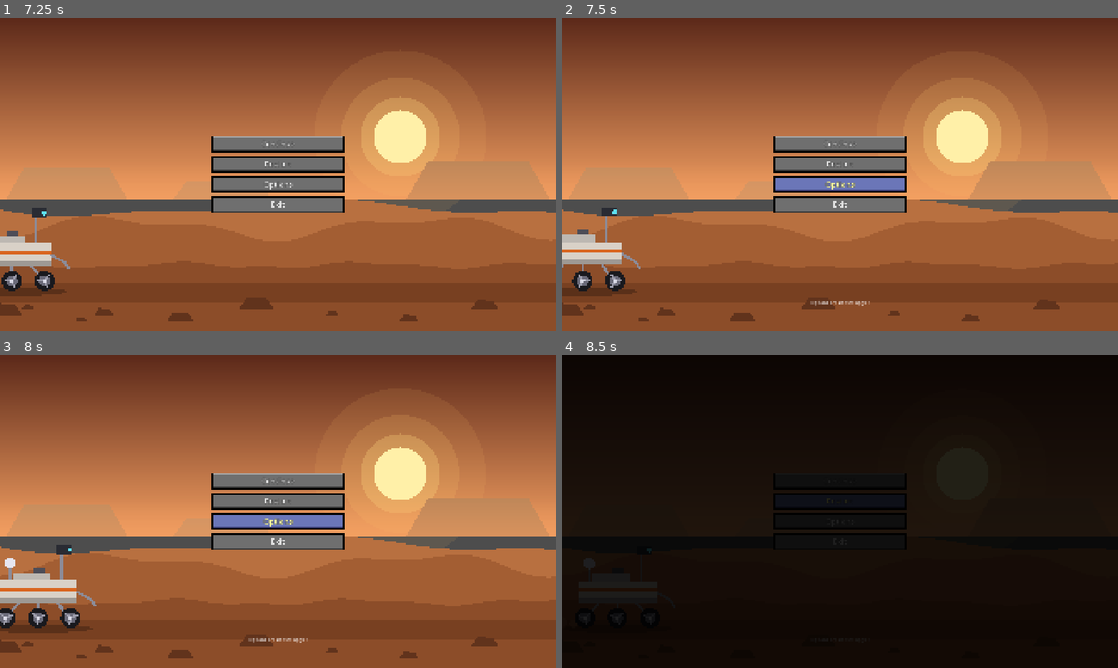
Above: before the commit, frames 1-4 (two rows, left to right).
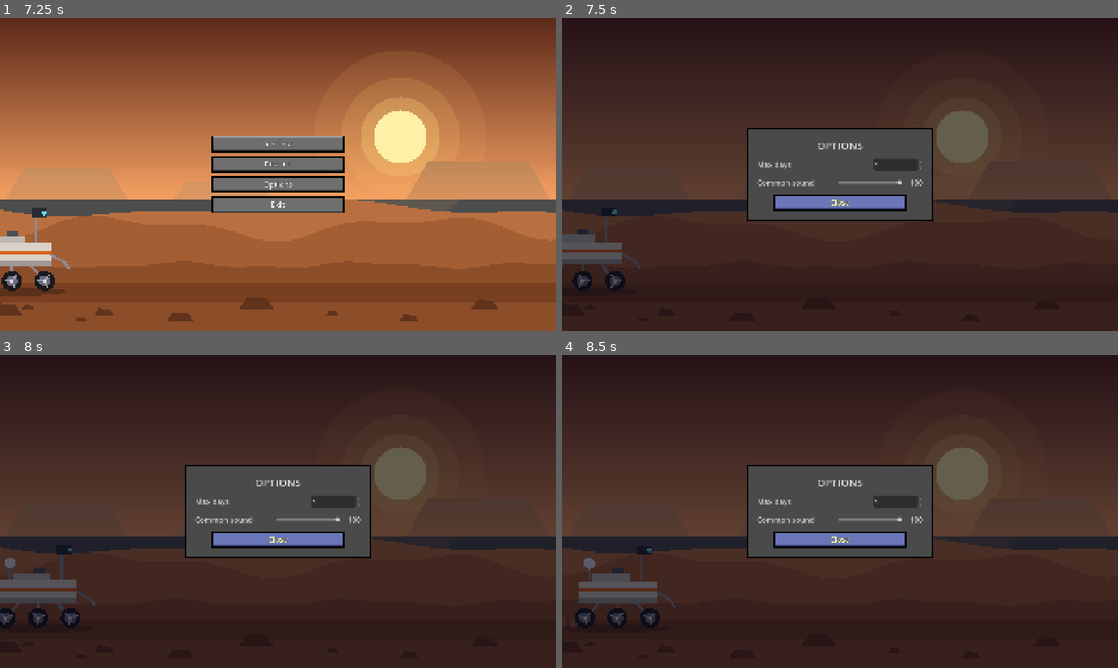
Above: after the commit, the same moments.

Repository: PolarLordStar/junior-astruonaut-mission-trainer
Game: Godot game, scene res://main_menu.tscn
The game is run twice, just before and just after one commit, with the same random seed, the same clock (stepped at 60 frames per second) and the same inputs.
Inputs (mouse positions are in pixels of both pictures, inside the frame that each line leads up to):
- Up to frame 1 (7.25 s): click "Restart" at 0.5 s; move the mouse to (400, 158) at 1.27 s; click (400, 158) at 1.42 s; move the mouse to (166, 190) at 2.02 s; click (166, 190) at 2.17 s; move the mouse to (333, 105) at 2.77 s; click (333, 105) at 2.92 s; move the mouse to (250, 237) at 3.52 s; click (250, 237) at 3.67 s; move the mouse to (444, 221) at 4.27 s; click (444, 221) at 4.42 s; tap Escape (ui_cancel) at 4.9 s; click "Restart" at 5 s; click "Options" at 5.75 s; click "Return to Main Menu" at 6.5 s
- Up to frame 2 (7.5 s): click "Options" at 7.25 s
- Up to frame 3 (8 s): no input
- Up to frame 4 (8.5 s): click "Restart" at 8 s

Frame 1 is identical in both runs. In frame 2, 99% of the frame differs, in the area x 0-100%, y 0-100%; in frame 3, 99%; in frame 4, 99%.

Commit message:
Options Menu added

Diff:
--- a/main/libraries/preset_values.gd
+++ b/main/libraries/preset_values.gd
@@ -1,3 +1,4 @@
+class_name PresetValues
 extends Node
 
 # PLAYER
@@ -5,7 +6,7 @@
 const HEALTH: int = 100
 
 # GAME SCRIPT
-const MAX_DAYS: int = 5
+static var MAX_DAYS: int = 5
 const EVENT_DURATION: int = 60
 const DAY_DURATION: int = 300 # seconds (5 minutes)
 
--- /dev/null
+++ b/scripts/game_settings.gd
@@ -0,0 +1,13 @@
+class_name GameSettings
+extends RefCounted
+## Settings the Options screen can change. Static variables keep their value while the game is
+## running, so the main menu and the game see the same numbers. No autoload needed.
+##
+## Read or change them from any script:
+##     GameSettings.common_sound = 50
+##
+## (The max number of days is not here: it is PresetValues.MAX_DAYS in preset_values.gd.)
+## These are NOT saved to disk yet, so they go back to their defaults when the game is closed.
+
+## "Common sound" (0 = silent, 100 = full). Nothing uses it yet: it is only stored here for later.
+static var common_sound: int = 100
--- a/scripts/options_button.gd
+++ b/scripts/options_button.gd
@@ -1,8 +1,9 @@
 class_name OptionsButton
 extends McButton
-## "Options": not set up yet.
+## "Options": opens the options screen (options_menu.gd), which can be closed again.
 
 
 func _on_pressed() -> void:
-	# TODO: options screen (to be decided).
-	message.emit("Options are not set up yet")
+	if get_tree().get_first_node_in_group("options_menu") != null:
+		return   # already open
+	get_tree().current_scene.add_child(OptionsMenu.new())
--- /dev/null
+++ b/scripts/options_menu.gd
@@ -0,0 +1,144 @@
+class_name OptionsMenu
+extends CanvasLayer
+## The Options screen opened by the main-menu Options button.
+## Close it with the Close button or the Esc key.
+##
+## It changes the variables in game_settings.gd:
+##     Max days      -> PresetValues.MAX_DAYS (in preset_values.gd)
+##     Common sound  -> GameSettings.common_sound
+##
+## Everything is built in code (see _build), so there is no scene to set up.
+
+const FONT_PATH := "res://fonts/pixel.ttf"   # optional pixel font, same as the other menus
+const MIN_DAYS := 1
+const MAX_DAYS_LIMIT := 30
+
+var _font: Font
+var _sound_value: Label
+
+
+func _ready() -> void:
+	layer = 100
+	add_to_group("options_menu")
+	if ResourceLoader.exists(FONT_PATH):
+		_font = load(FONT_PATH) as Font
+	_build()
+
+
+func _unhandled_input(event: InputEvent) -> void:
+	if event.is_action_pressed("ui_cancel"):   # Esc
+		close_menu()
+		get_viewport().set_input_as_handled()
+
+
+func close_menu() -> void:
+	queue_free()
+
+
+# ---------- building the screen ----------
+func _build() -> void:
+	var root := Control.new()
+	add_child(root)
+	root.set_anchors_and_offsets_preset(Control.PRESET_FULL_RECT)
+
+	# Darkens the menu behind and blocks clicks on it
+	var dim := ColorRect.new()
+	dim.color = Color(0.02, 0.02, 0.08, 0.62)
+	dim.mouse_filter = Control.MOUSE_FILTER_STOP
+	root.add_child(dim)
+	dim.set_anchors_and_offsets_preset(Control.PRESET_FULL_RECT)
+
+	var center := CenterContainer.new()
+	root.add_child(center)
+	center.set_anchors_and_offsets_preset(Control.PRESET_FULL_RECT)
+
+	var panel := PanelContainer.new()
+	panel.custom_minimum_size = Vector2(640, 0)
+	panel.add_theme_stylebox_override("panel", _panel_style())
+	center.add_child(panel)
+
+	var box := VBoxContainer.new()
+	box.add_theme_constant_override("separation", 22)
+	panel.add_child(box)
+
+	var title := _label("OPTIONS", 36)
+	title.horizontal_alignment = HORIZONTAL_ALIGNMENT_CENTER
+	box.add_child(title)
+
+	# Max days
+	var days_row := _row("Max days")
+	var spin := SpinBox.new()
+	spin.min_value = MIN_DAYS
+	spin.max_value = MAX_DAYS_LIMIT
+	spin.step = 1
+	spin.value = PresetValues.MAX_DAYS
+	spin.custom_minimum_size = Vector2(170, 40)
+	spin.value_changed.connect(_on_max_days_changed)
+	days_row.add_child(spin)
+	box.add_child(days_row)
+
+	# Common sound
+	var sound_row := _row("Common sound")
+	var slider := HSlider.new()
+	slider.min_value = 0
+	slider.max_value = 100
+	slider.step = 1
+	slider.value = GameSettings.common_sound
+	slider.custom_minimum_size = Vector2(220, 40)
+	slider.size_flags_vertical = Control.SIZE_SHRINK_CENTER
+	slider.value_changed.connect(_on_sound_changed)
+	sound_row.add_child(slider)
+	_sound_value = _label(str(GameSettings.common_sound))
+	_sound_value.custom_minimum_size = Vector2(56, 0)
+	_sound_value.horizontal_alignment = HORIZONTAL_ALIGNMENT_RIGHT
+	sound_row.add_child(_sound_value)
+	box.add_child(sound_row)
+
+	# Close button (same look as the main-menu buttons)
+	var close_button := McButton.new()
+	close_button.text = "Close"
+	close_button.size_flags_horizontal = Control.SIZE_SHRINK_CENTER
+	close_button.pressed.connect(close_menu)
+	box.add_child(close_button)
+	close_button.grab_focus.call_deferred()
+
+
+func _row(text: String) -> HBoxContainer:
+	var row := HBoxContainer.new()
+	row.add_theme_constant_override("separation", 16)
+	var label := _label(text)
+	label.size_flags_horizontal = Control.SIZE_EXPAND_FILL
+	row.add_child(label)
+	return row
+
+
+func _label(text: String, font_size: int = 26) -> Label:
+	var label := Label.new()
+	label.text = text
+	label.add_theme_font_size_override("font_size", font_size)
+	label.add_theme_color_override("font_color", Color("e0e0e0"))
+	label.add_theme_color_override("font_outline_color", Color("2b2b2b"))
+	label.add_theme_constant_override("outline_size", 3)
+	if _font != null:
+		label.add_theme_font_override("font", _font)
+	return label
+
+
+func _panel_style() -> StyleBoxFlat:
+	var sb := StyleBoxFlat.new()
+	sb.bg_color = Color("4a4a4a")
+	sb.border_color = Color.BLACK
+	sb.set_border_width_all(4)
+	sb.set_content_margin_all(34)
+	return sb
+
+
+# ---------- changing the settings ----------
+func _on_max_days_changed(value: float) -> void:
+	PresetValues.MAX_DAYS = int(value)
+	print("MAX_DAYS is now ", PresetValues.MAX_DAYS)
+
+
+func _on_sound_changed(value: float) -> void:
+	GameSettings.common_sound = int(value)
+	_sound_value.text = str(int(value))
Not shown, added: scripts/game_settings.gd.uid
Not shown, added: scripts/options_menu.gd.uid
